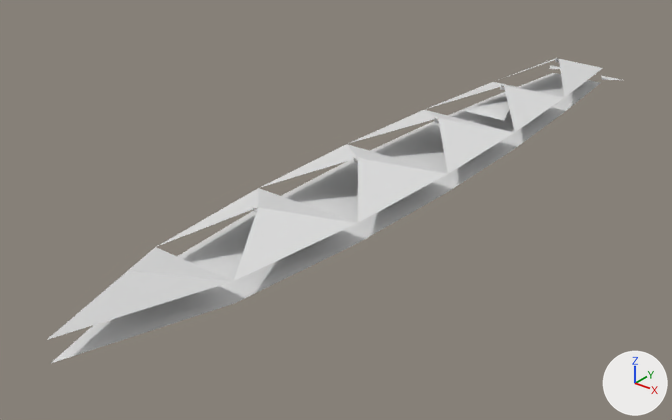
An edit to the OBJ model GameData/Meshes/Designs/vesper/vesper_destroyer_mk1_08.obj, drawn before and after from the same camera.
Before and after are seen from a 50 mm lens placed at (6.61, -10.64, 5.1), pointed at (-0.5, -1.75, -0.41). Every picture has the same lights, and +X, +Y and +Z are marked at lower right. The picture after the commit comes second. Where no turn or scale is listed for an object, it has been applied to the vertices. Vertices at exactly the same position are counted once.

Names of what the first picture shows: 'vesper_destroyer_mk1_08'.
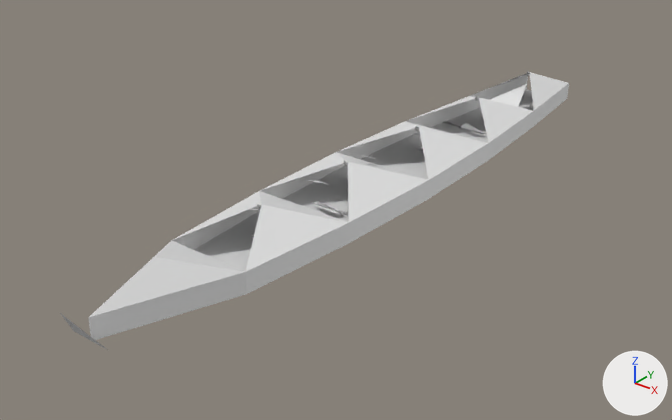
Edits to the scene script, one JSON object a line:
```json
{"block": "me_vesper_destroyer_mk1_08", "where": "# used by ob_vesper_destroyer_mk1_08; location = (0.0, 0.0, 0.0)"}
{"op": "remove", "block": "me_vesper_destroyer_mk1_08", "code": "me_vesper_destroyer_mk1_08.from_pydata(...)  # 59 vertices, 38 faces; spans x -0.83..0.83, y -6.66..4.85, z 0.0..0.59"}
{"op": "add", "block": "me_vesper_destroyer_mk1_08", "code": "me_vesper_destroyer_mk1_08.from_pydata(...)  # 98 vertices, 75 faces; spans x -0.75..0.75, y -6.48..3.54, z 0.0..0.6"}
{"block": "me_vesper_destroyer_mk1_08", "change": "me_vesper_destroyer_mk1_08 part 1: the loose piece of 19 vertices spanning x -0.83..0.83, y -6.66..4.47, z 0.26..0.54 is rebuilt with 32 vertices and now spans x -0.75..0.75, y -6.18..3.32, z 0.0..0.56"}
{"block": "me_vesper_destroyer_mk1_08", "change": "me_vesper_destroyer_mk1_08 part 2: the loose piece of 3 vertices spanning x -0.35..0.35, y 1.22..2.27, z 0.21..0.32 is rebuilt with 3 vertices and now spans x -0.33..0.33, y 1.61..2.56, z 0.22..0.37"}
{"block": "me_vesper_destroyer_mk1_08", "change": "me_vesper_destroyer_mk1_08 part 3: 8 loose pieces with 24 vertices, spanning x -0.72..0.72, y -3.88..4.85, z 0.0..0.59, are deleted"}
{"block": "me_vesper_destroyer_mk1_08", "change": "me_vesper_destroyer_mk1_08 part 4"}
{"block": "me_vesper_destroyer_mk1_08", "change": "13 vertices are removed from x -0.83..0.83, y -6.66..4.47, z 0.0"}
{"block": "me_vesper_destroyer_mk1_08", "change": "11 faces are deleted"}
{"block": "me_vesper_destroyer_mk1_08", "change": "48 vertices are added at x -0.68..0.68, y -6.48..3.54, z 0.0..0.58"}
{"block": "me_vesper_destroyer_mk1_08", "change": "5 new vertices lie (0.18, 0.0, 0.0) away from vertices in x -0.09, y -3.62..0.4, z 0.44"}
{"block": "me_vesper_destroyer_mk1_08", "change": "5 new vertices lie (0.08, -0.11, 0.12) away from vertices in x -0.08, y -3.7..2.63, z 0.48"}
{"block": "me_vesper_destroyer_mk1_08", "change": "5 new vertices lie (0.08, 0.11, -0.12) away from vertices in x 0.0, y -3.81..2.52, z 0.6"}
{"block": "me_vesper_destroyer_mk1_08", "change": "21 new faces join them"}
```

Changed parts and their boxes (x1, y1, x2, y2) in the pictures (672 x 420 px):
```json
{"object": "vesper_destroyer_mk1_08", "change": "reshaped", "before": [47, 57, 621, 363], "after": [60, 71, 569, 351], "on screen": "11% narrower, 8% shorter"}
{"part": 1, "of": "me_vesper_destroyer_mk1_08", "change": "rebuilt", "before": [47, 59, 603, 340], "after": [88, 72, 569, 340], "on screen": "13% narrower"}
{"part": 2, "of": "me_vesper_destroyer_mk1_08", "change": "rebuilt", "before": [465, 96, 509, 121], "after": [489, 84, 527, 107]}
{"part": 3, "of": "me_vesper_destroyer_mk1_08", "change": "deleted", "before": [252, 57, 621, 212]}
{"part": 4, "of": "me_vesper_destroyer_mk1_08", "change": "built on", "before": [51, 73, 600, 363], "after": [60, 71, 533, 351]}
```
